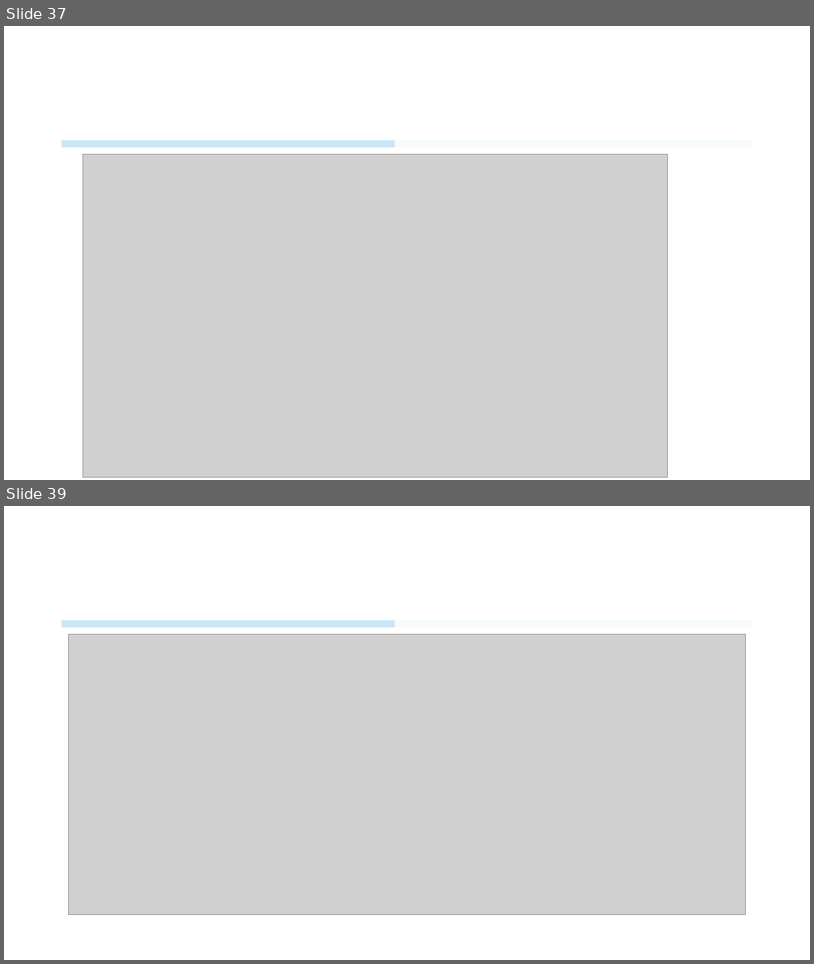
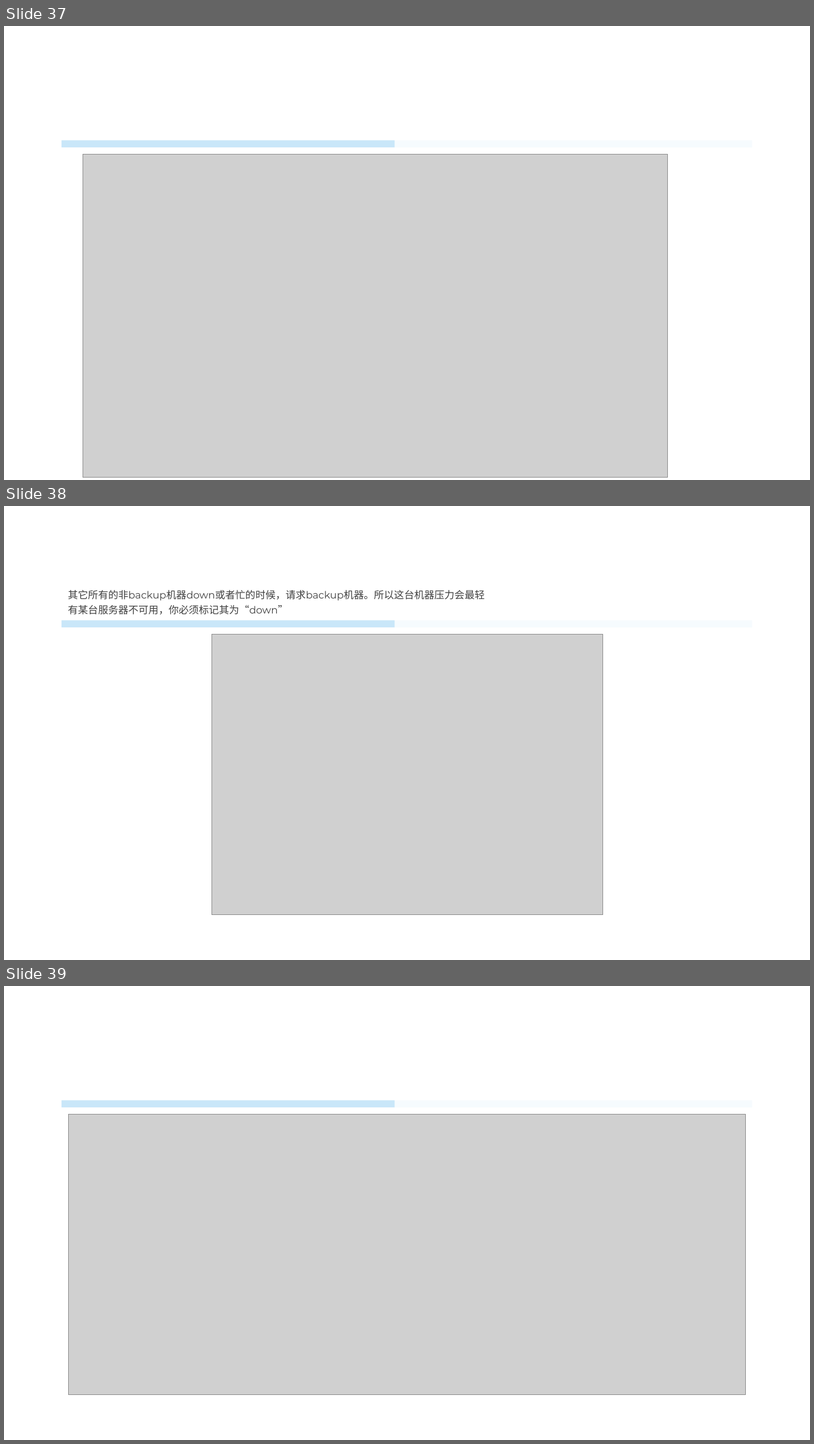
Before and after one commit to kakaisaname/php, a slide deck: nginx/Nginx.pptx. Shown one above the other, each under a label of ours: slides 37 and 39 before the commit, slides 37, 38 and 39 after it; the slides between them are not shown. The pictures are 814x964 and 814x1444 pixels, drawn with LibreOffice and Linux fonts; fonts in the diff are those of the drawing; grey boxes stand for pictures; background and template pictures are left out. Boxes give left, top, right and bottom in pixels: in the first picture for what was removed or moved away, otherwise in the second. Text is boxed around its words. In the diff, an @@ line names an element or a change of style, - is before the commit and + after.

```diff
--- a/nginx/Nginx.pptx
+++ b/nginx/Nginx.pptx
@@ slide 38 added at <box>4,506,810,960</box>, background #FFFFFF; not listed: 2 template elements that a slide beside it also shows @@
@@ title added at <box>68,590,485,615</box>, 12 pt, text #404040 @@
+其它所有的非backup机器down或者忙的时候，请求backup机器。所以这台机器压力会最轻
+有某台服务器不可用，你必须标记其为“down”
@@ picture added at <box>212,634,603,915</box> @@
```
Also in this commit, not shown: 19 slides changed, 3 other slides added, 3 slides removed.
